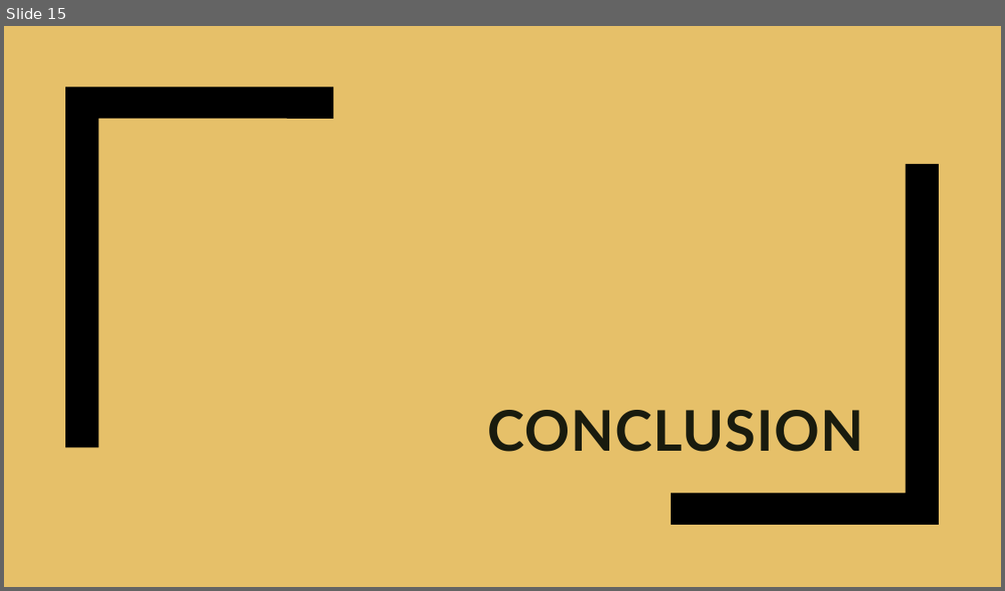
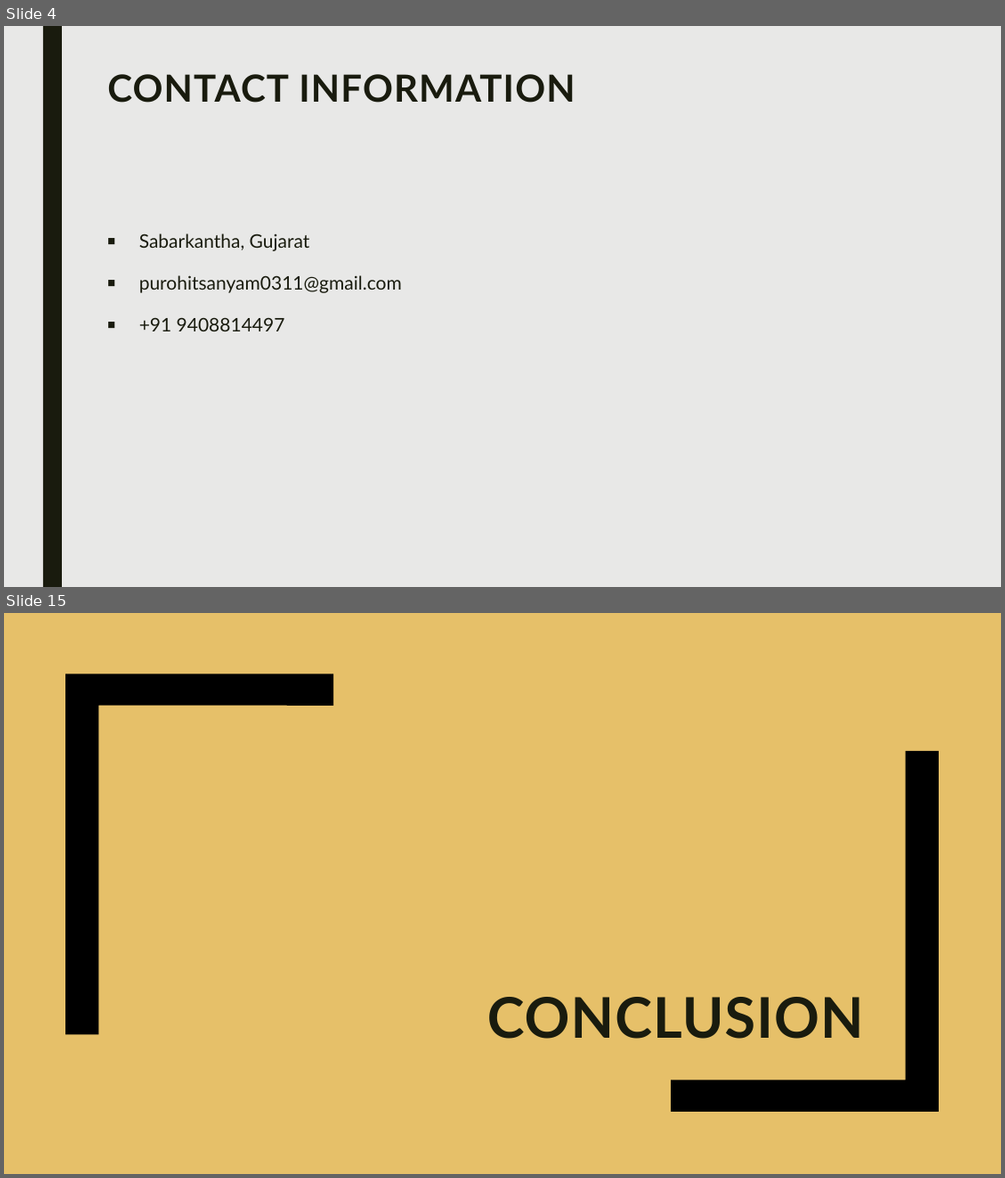
Before and after one commit to Sanyam33/Document-To-PPT-Converter, a slide deck: summary.pptx. Shown one above the other, each under a label of ours: slide 15 before the commit, slides 4 and 15 after it; the slides between them are not shown. The pictures are 1005x591 and 1005x1178 pixels, drawn with LibreOffice and Linux fonts; fonts in the diff are those of the drawing. Boxes give left, top, right and bottom in pixels: in the first picture for what was removed or moved away, otherwise in the second. Text is boxed around its words. In the diff, an @@ line names an element or a change of style, - is before the commit and + after.

```diff
--- a/summary.pptx
+++ b/summary.pptx
@@ slide 4 added at (4, 26, 1001, 587), background #E8E8E7 @@
@@ rectangle added at (43, 26, 62, 587), fill #191B0E @@
@@ title added at (107, 74, 574, 103), 36 pt, text #191B0E, bold @@
+CONTACT INFORMATION
@@ text added at (139, 233, 402, 331), 18 pt, text #191B0E @@
+■ Sabarkantha, Gujarat
+■ purohitsanyam0311@gmail.com
+■ +91 9408814497
```
Also in this commit, not shown: 1 slide changed, 13 other slides added, 14 slides removed, 3 other files.
